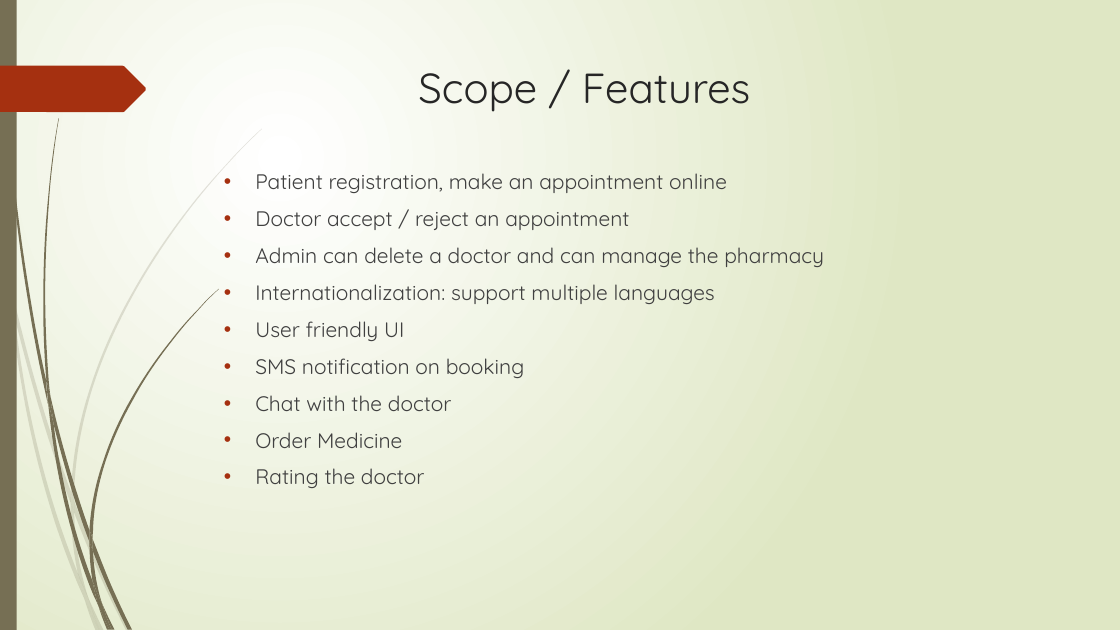
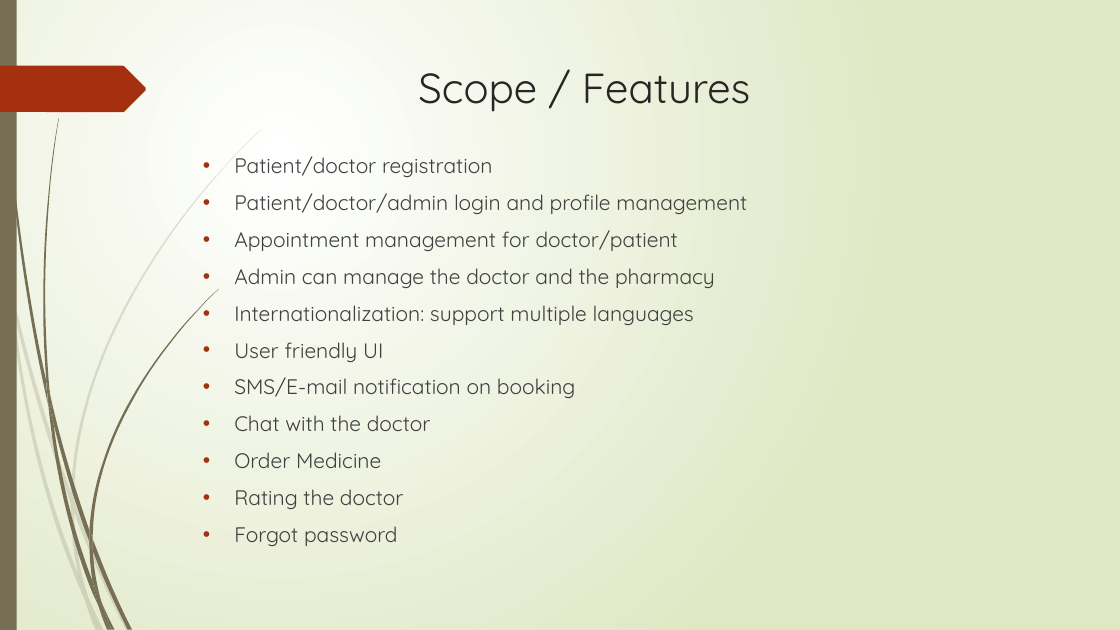
Before and after one commit to Alok0587/QURE, a slide deck: slide 5 of presentation/QURE PPT.pptx. Drawn at 1120x630 pixels with LibreOffice and Linux fonts; fonts in the diff are those of the drawing. Boxes give left, top, right and bottom in pixels: in the first picture for what was removed or moved away, otherwise in the second. Text is boxed around its words. In the diff, an @@ line names an element or a change of style, - is before the commit and + after.

Commit message:
presentation

```diff
--- a/presentation/QURE PPT.pptx
+++ b/presentation/QURE PPT.pptx
@@ text "Patient/doctor registration": place and size @@
-text "Patient/doctor registration" at [255,173,824,488]
+text "Patient/doctor registration" at [234,156,747,546]
@@ text at [234,156,747,288]: text changed @@
-• Patient registration, make an appointment online
-• Doctor accept / reject an appointment
-• Admin can delete a doctor and can manage the pharmacy
+• Patient/doctor registration
+• Patient/doctor/admin login and profile management
+• Appointment management for doctor/patient
+• Admin can manage the doctor and the pharmacy
@@ text at [234,377,576,398]: text changed @@
-• SMS notification on booking
+• SMS/E-mail notification on booking
@@ text at [234,526,398,546]: paragraph added @@
+• Forgot password
```
Also in this commit, not shown: 2 other slides changed, 2 slides added.
